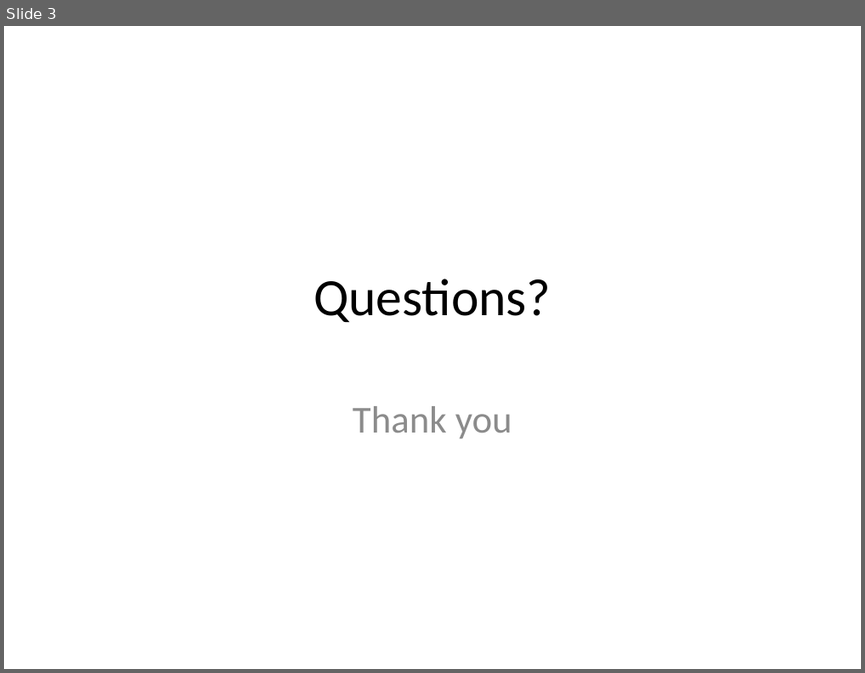
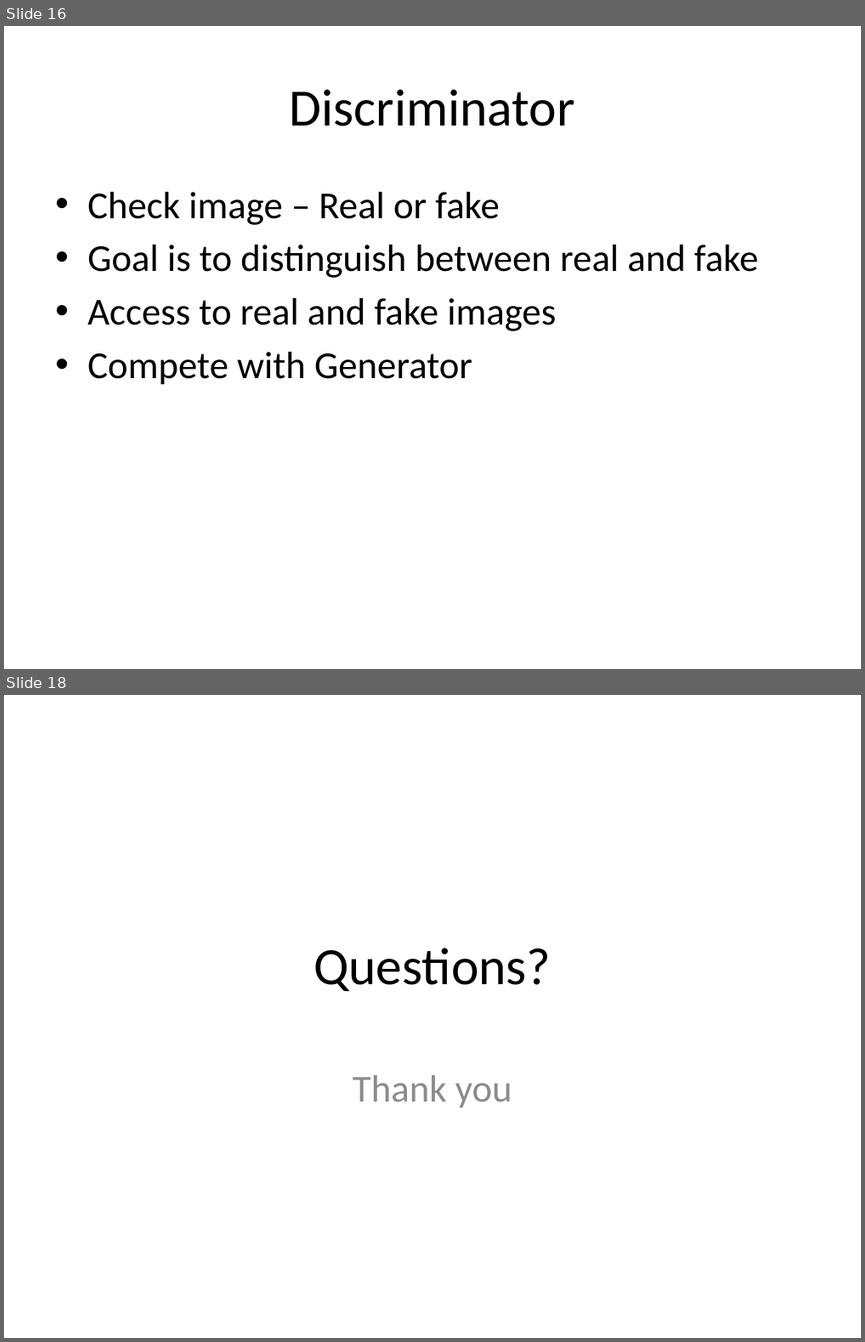
Before and after one commit to look4pritam/GenerativeAdversarialNetworks, a slide deck: Presentations/GenerativeAdversarialNetwork.pptx. Shown one above the other, each under a label of ours: slide 3 before the commit, slides 16 and 18 after it; the slides between them are not shown. The pictures are 865x673 and 865x1342 pixels, drawn with LibreOffice and Linux fonts; fonts in the diff are those of the drawing. Boxes give left, top, right and bottom in pixels: in the first picture for what was removed or moved away, otherwise in the second. Text is boxed around its words. In the diff, an @@ line names an element or a change of style, - is before the commit and + after.

```diff
--- a/Presentations/GenerativeAdversarialNetwork.pptx
+++ b/Presentations/GenerativeAdversarialNetwork.pptx
@@ slide 16 added at box(4, 26, 861, 669), background #FFFFFF @@
@@ title added at box(290, 89, 575, 126), 44 pt, text #000000 @@
+Discriminator
@@ text added at box(87, 192, 758, 385), 32 pt, text #000000 @@
+• Check image – Real or fake
+• Goal is to distinguish between real and fake
+• Access to real and fake images
+• Compete with Generator
@@ what was slide 3 is now slide 18 @@
```
Also in this commit, not shown: 1 slide changed, 15 other slides added, 1 slide removed.
